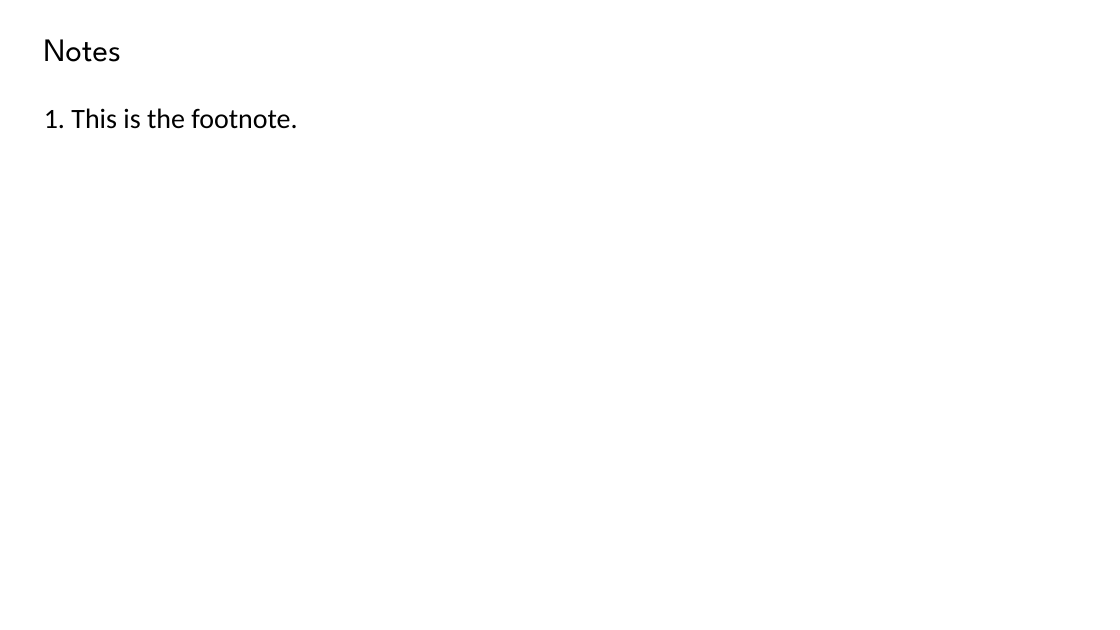
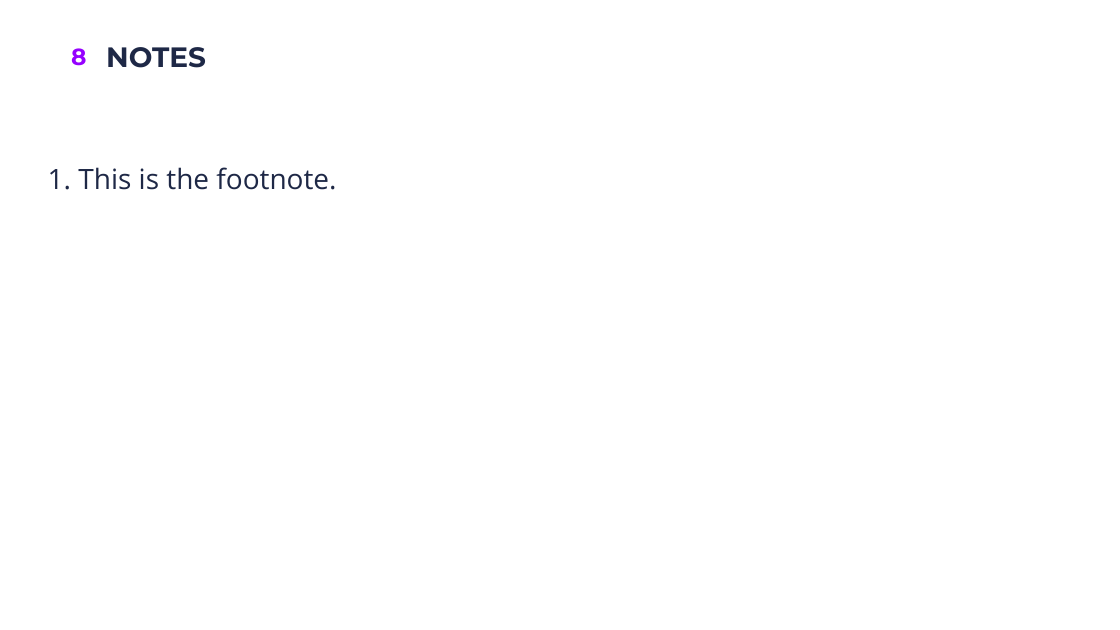
Before and after one commit to oehrlis/docker-pandoc, a slide deck: slide 8 of sample/sample.pptx. Drawn at 1120x630 pixels with LibreOffice and Linux fonts; fonts in the diff are those of the drawing; background and template pictures are left out. Boxes give left, top, right and bottom in pixels: in the first picture for what was removed or moved away, otherwise in the second. Text is boxed around its words. In the diff, an @@ line names an element or a change of style, - is before the commit and + after.

```diff
--- a/sample/sample.pptx
+++ b/sample/sample.pptx
@@ page number added at <box>71,48,86,66</box>, 15 pt, text #9601FF, bold @@
+8
@@ title at <box>106,47,206,68</box>: text changed; size 21 to 18 pt; font League Spartan to Montserrat; text colour #000000 to #1E2846; bold on @@
-Notes
+NOTES
@@ text "1. This is the footnote.": place and size @@
-text "1. This is the footnote." at <box>44,108,297,129</box>
+text "1. This is the footnote." at <box>48,167,336,190</box>
@@ text "1. This is the footnote." at <box>48,167,336,190</box>: font Calibri to Open Sans, text colour #000000 to #1E2846; less space between paragraphs @@
```
Also in this commit, not shown: 7 other slides changed, 2 other files.
